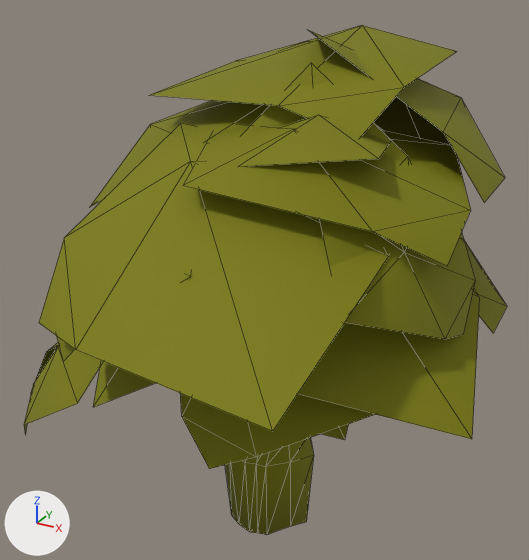
A saved change to the glTF model client/assets/models/trees/tree_1.glb.
Both versions are drawn from a 50 mm camera at (17.3, -30.6, 27.7) aimed at (-0.2, 1.3, 11.8). Arrows for +X, +Y and +Z are at lower left; the lights stay in place. Mesh edges are drawn as thin lines. Where no turn or scale is listed for an object, it has been applied to the vertices.

Names of what the first picture shows: 'tree_1'.
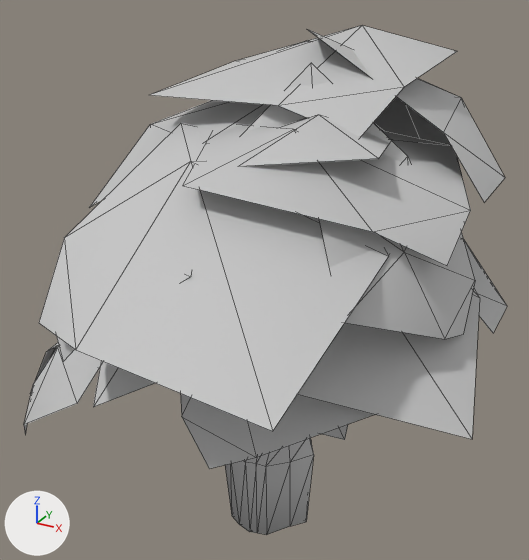
The newer file is also rescaled (x0.119), turned or shifted as a whole; pictures and numbers use the older file's frame.

Pixel boxes [x1, y1, x2, y2] of what changed, in the pictures (529 x 560 px):
'tree_1', surface changed (yellow to grey): [24, 25, 507, 535] in both

The change, as a list of edits to the scene's bpy script:
```text
Change mat_07___default:
    remove mat_07___default.texture = img_map__3
    add mat_07___default.base_color = (0.588, 0.588, 0.588)  # light grey #cacaca
```
